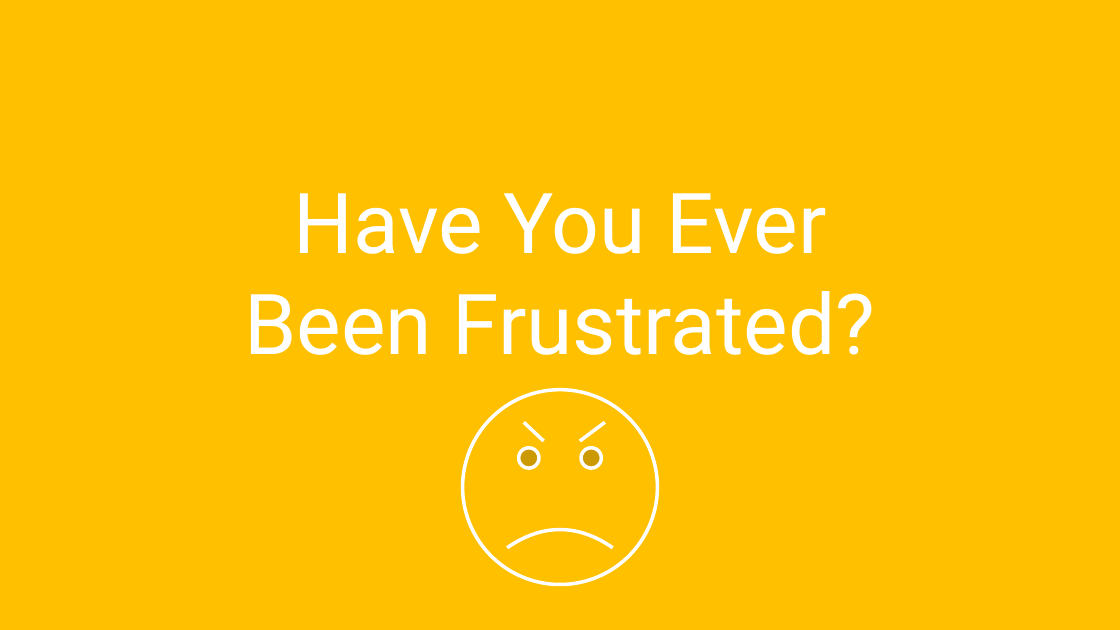
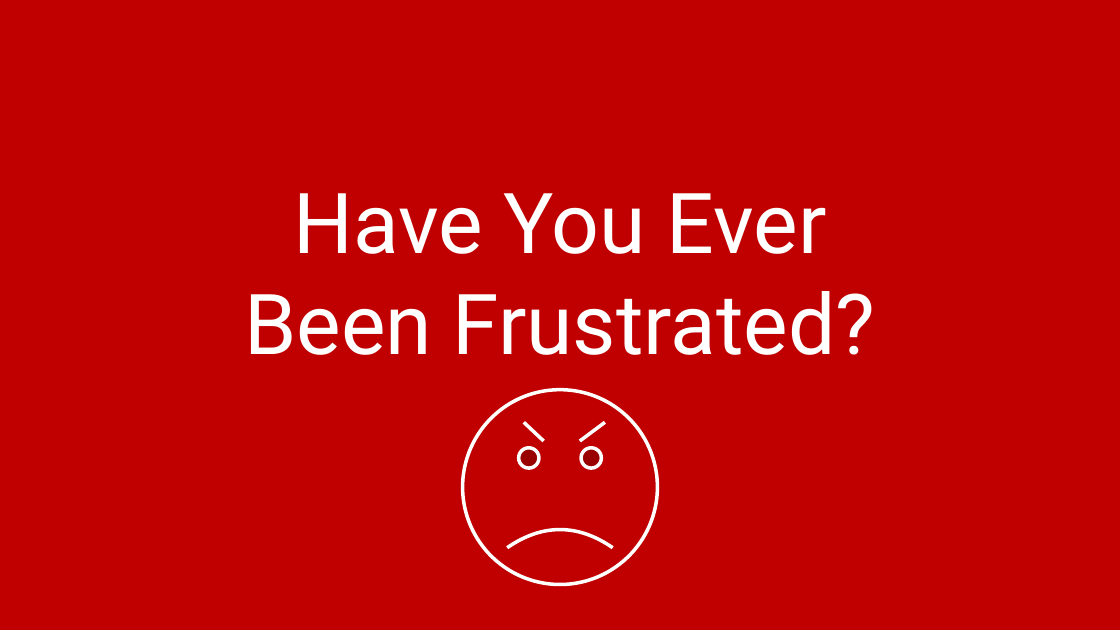
Before and after one commit to amadorchavez/amadorchavez.github.io, a slide deck: slide 2 of nifty/Culture.Values.pptx (slide 3 before the commit). Drawn at 1120x630 pixels with LibreOffice and Linux fonts; fonts in the diff are those of the drawing. Boxes give left, top, right and bottom in pixels: in the first picture for what was removed or moved away, otherwise in the second. Text is boxed around its words. In the diff, an @@ line names an element or a change of style, - is before the commit and + after.

```diff
--- a/nifty/Culture.Values.pptx
+++ b/nifty/Culture.Values.pptx
@@ rectangle at [0, 0, 1120, 630]: fill #FFC000 to #C00000 @@
@@ smiley face at [463, 390, 658, 585]: fill #FFC000 to #C00000 @@
```
Also in this commit, not shown: 11 other slides changed, 17 slides added, 2 slides removed, 49 other files.
